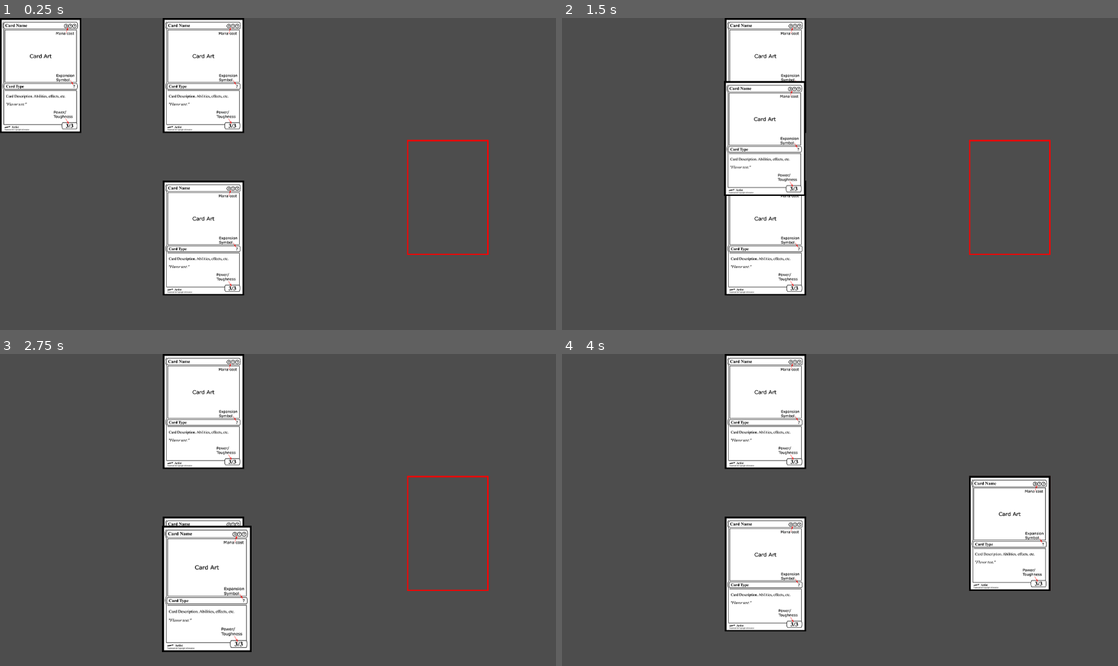
Above: before the commit, frames 1-4 (two rows, left to right).
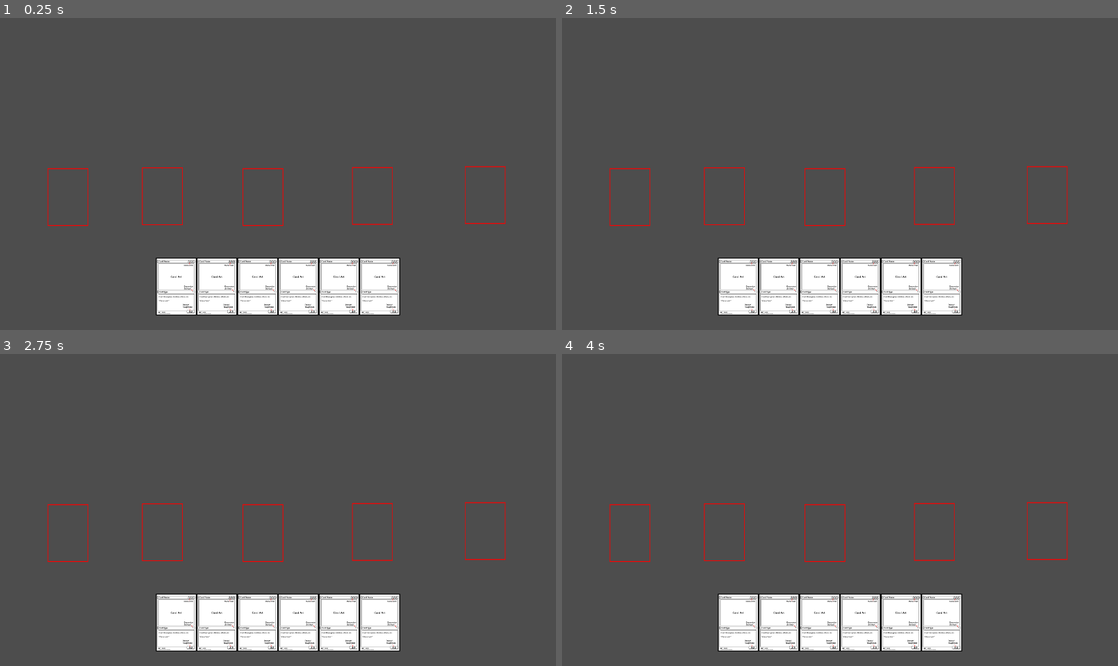
Above: after the commit, the same moments.

Repository: l-tosco/mtg-commander-live
Game: Godot game, scene res://main.tscn
Two runs of this game, one before a commit and one after it. Both use one fixed random seed, a clock stepped at 60 frames per second and the inputs below.
Inputs (mouse positions are in pixels of both pictures, inside the frame that each line leads up to):
- Up to frame 1 (0.25 s): no input
- Up to frame 2 (1.5 s): tap Enter at 0.5 s; drag from (600, 74) to (767, 74) at 0.52 s; drag from (767, 74) to (767, 239) at 1.27 s
- Up to frame 3 (2.75 s): click (205, 575) at 2.17 s
- Up to frame 4 (4 s): tap Space at 2.75 s; drag from (812, 572) to (1012, 534) at 2.77 s; move the mouse to (1006, 556) at 3.52 s; click (1006, 556) at 3.67 s

The runs differ from the first frame. In frame 1, 22% of the frame differs, in the area x 0-91%, y 0-96%; in frame 2, 19%; in frame 3, 17%; in frame 4, 22%.

Commit message:
Implemented the player hand logic
Added the playerHand node and handled the logic of instantiate cards for generating X objects that the game needs, and implemented the cards position and distribution in the player hand

Diff:
--- /dev/null
+++ b/Scenes/card.tscn
@@ -0,0 +1,24 @@
+[gd_scene load_steps=4 format=3 uid="uid://dq144bffu8g3h"]
+
+[ext_resource type="Script" uid="uid://cvnbk0q6x17mx" path="res://Scripts/card.gd" id="2_eumee"]
+[ext_resource type="Texture2D" uid="uid://dw2c6xaduilmc" path="res://Assets/MTG Template Card.png" id="3_e6po8"]
+
+[sub_resource type="RectangleShape2D" id="RectangleShape2D_rjlel"]
+size = Vector2(200, 284)
+
+[node name="card" type="Node2D"]
+scale = Vector2(0.5, 0.5)
+script = ExtResource("2_eumee")
+
+[node name="cardBody" type="Sprite2D" parent="."]
+position = Vector2(100, 142)
+texture = ExtResource("3_e6po8")
+
+[node name="cardArea" type="Area2D" parent="."]
+
+[node name="CollisionShape2D" type="CollisionShape2D" parent="cardArea"]
+position = Vector2(100, 142)
+shape = SubResource("RectangleShape2D_rjlel")
+
+[connection signal="mouse_entered" from="cardArea" to="." method="_on_card_area_mouse_entered"]
+[connection signal="mouse_exited" from="cardArea" to="." method="_on_card_area_mouse_exited"]
--- /dev/null
+++ b/Scenes/cardSlot.tscn
@@ -0,0 +1,94 @@
+[gd_scene load_steps=4 format=3 uid="uid://daqjda6bui6ir"]
+
+[ext_resource type="Script" uid="uid://xjmbkdjulbv" path="res://Scripts/cardSlot.gd" id="1_4kaac"]
+[ext_resource type="Texture2D" uid="uid://vp8hwmtowdra" path="res://Assets/MTG Template Card Slot.png" id="1_kf1f5"]
+
+[sub_resource type="RectangleShape2D" id="RectangleShape2D_4kaac"]
+size = Vector2(200, 284)
+
+[node name="cardSlotManager" type="Node2D"]
+
+[node name="cardSlot" type="Node2D" parent="."]
+position = Vector2(117, 370)
+scale = Vector2(0.5, 0.5)
+script = ExtResource("1_4kaac")
+
+[node name="cardSlotBody" type="Sprite2D" parent="cardSlot"]
+position = Vector2(100, 142)
+texture = ExtResource("1_kf1f5")
+
+[node name="cardSlotArea" type="Area2D" parent="cardSlot"]
+collision_layer = 2
+collision_mask = 2
+
+[node name="CollisionShape2D" type="CollisionShape2D" parent="cardSlot/cardSlotArea"]
+position = Vector2(100, 142)
+shape = SubResource("RectangleShape2D_4kaac")
+
+[node name="cardSlot2" type="Node2D" parent="."]
+position = Vector2(349, 368)
+scale = Vector2(0.5, 0.5)
+script = ExtResource("1_4kaac")
+
+[node name="cardSlotBody" type="Sprite2D" parent="cardSlot2"]
+position = Vector2(100, 142)
+texture = ExtResource("1_kf1f5")
+
+[node name="cardSlotArea" type="Area2D" parent="cardSlot2"]
+collision_layer = 2
+collision_mask = 2
+
+[node name="CollisionShape2D" type="CollisionShape2D" parent="cardSlot2/cardSlotArea"]
+position = Vector2(100, 142)
+shape = SubResource("RectangleShape2D_4kaac")
+
+[node name="cardSlot3" type="Node2D" parent="."]
+position = Vector2(865, 367)
+scale = Vector2(0.5, 0.5)
+script = ExtResource("1_4kaac")
+
+[node name="cardSlotBody" type="Sprite2D" parent="cardSlot3"]
+position = Vector2(100, 142)
+texture = ExtResource("1_kf1f5")
+
+[node name="cardSlotArea" type="Area2D" parent="cardSlot3"]
+collision_layer = 2
+collision_mask = 2
+
+[node name="CollisionShape2D" type="CollisionShape2D" parent="cardSlot3/cardSlotArea"]
+position = Vector2(100, 142)
+shape = SubResource("RectangleShape2D_4kaac")
+
+[node name="cardSlot4" type="Node2D" parent="."]
+position = Vector2(1142, 365)
+scale = Vector2(0.5, 0.5)
+script = ExtResource("1_4kaac")
+
+[node name="cardSlotBody" type="Sprite2D" parent="cardSlot4"]
+position = Vector2(100, 142)
+texture = ExtResource("1_kf1f5")
+
+[node name="cardSlotArea" type="Area2D" parent="cardSlot4"]
+collision_layer = 2
+collision_mask = 2
+
+[node name="CollisionShape2D" type="CollisionShape2D" parent="cardSlot4/cardSlotArea"]
+position = Vector2(100, 142)
+shape = SubResource("RectangleShape2D_4kaac")
+
+[node name="cardSlot5" type="Node2D" parent="."]
+position = Vector2(596, 370)
+scale = Vector2(0.5, 0.5)
+script = ExtResource("1_4kaac")
+
+[node name="cardSlotBody" type="Sprite2D" parent="cardSlot5"]
+position = Vector2(100, 142)
+texture = ExtResource("1_kf1f5")
+
+[node name="cardSlotArea" type="Area2D" parent="cardSlot5"]
+collision_layer = 2
+collision_mask = 2
+
+[node name="CollisionShape2D" type="CollisionShape2D" parent="cardSlot5/cardSlotArea"]
+position = Vector2(100, 142)
+shape = SubResource("RectangleShape2D_4kaac")
--- /dev/null
+++ b/Scenes/player_hand.tscn
@@ -0,0 +1,6 @@
+[gd_scene load_steps=2 format=3 uid="uid://u05f1lpc1dcv"]
+
+[ext_resource type="Script" uid="uid://b4bx3kaxraqgj" path="res://Scripts/playerHand.gd" id="1_6aw8k"]
+
+[node name="playerHand" type="Node2D"]
+script = ExtResource("1_6aw8k")
--- a/card.gd
+++ b/Scripts/card.gd
@@ -3,13 +3,11 @@
 signal mouseIn
 signal mouseOff
 
+var startingPosition: Vector2
+
 # Called when the node enters the scene tree for the first time.
 func _ready() -> void:
 	get_parent().connect_card_signals(self)
-
-# Called every frame. 'delta' is the elapsed time since the previous frame.
-func _process(_delta: float) -> void:
-	pass
 
 func _on_card_area_mouse_entered() -> void:
 	emit_signal("mouseIn", self)
--- a/cardManager.gd
+++ b/Scripts/cardManager.gd
@@ -1,10 +1,10 @@
 extends Node2D
 
 const COLLISION_MASK_CARD: int = 1
-const CARD_SIZE_X: float = 283
-const CARD_SIZE_Y: float = 200
-const MOUSE_CENTER_OFFSET_X: float = -40
-const MOUSE_CENTER_OFFSET_Y: float = 20
+const CARD_SIZE_X: float = 141
+const CARD_SIZE_Y: float = 100
+const MOUSE_CENTER_OFFSET_X: float = -20
+const MOUSE_CENTER_OFFSET_Y: float = 10
 
 enum collisionMask {
 	cardMask = 1,
@@ -15,9 +15,11 @@
 var currentTopZIndex: int = 0
 var cardDraggedID
 var screenSize
+var playerHandRef
 
 func _ready() -> void:
 	screenSize = get_viewport_rect().size
+	playerHandRef = $"../playerHand"
 
 func _process(_delta: float) -> void:
 	drag_card_logic() # por enquanto o card manager verifica só isso no void loop
@@ -55,20 +57,24 @@
 				cardDraggedID = activeCard
 				currentTopZIndex += 1 # aqui é só pra garantir que o card que está sendo arrastado ficará acima de qualquer outro na tela
 				activeCard.z_index = currentTopZIndex
-				activeCard.scale = Vector2(1,1)
+				activeCard.scale = Vector2(0.5,0.5)
 		else:
 			var cardSlotFound = check_for_card(collisionMask.cardSlotMask)
 			if ((cardSlotFound != null) and (cardSlotFound.cardInSlot == false)):
+				playerHandRef.remove_card_from_hand(cardDraggedID)
 				cardDraggedID.position = cardSlotFound.position
 				cardDraggedID.get_node("cardArea/CollisionShape2D").disabled = true
 				cardSlotFound.cardInSlot = true
+			else:
+				playerHandRef.add_card_to_hand(cardDraggedID)
 			if (cardDraggedID != null): #preciso checar de novo pois se o click for rapido demais, a ref some antes de setar a escala e crasha o jogo...
-				cardDraggedID.scale = Vector2(1.10, 1.10)
+				cardDraggedID.scale = Vector2(0.6, 0.6)
 				cardDraggedID = null
 
 func connect_card_signals(card):
-	card.connect("mouseIn", mouse_in_card)
-	card.connect("mouseOff", mouse_off_card)
+	# os sinais pararam de funcionar agora que está instanciado, não esquecer
+	card.connect("mouseIn", Callable(self, "mouse_in_card"))
+	card.connect("mouseOff", Callable(self, "mouse_off_card"))
 
 func mouse_in_card(card):
 	if (isHovering == false):
@@ -86,9 +92,9 @@
 
 func highlight_card(card, mouseIn):
 	if mouseIn == true:
-		card.scale = Vector2(1.10, 1.10)
+		card.scale = Vector2(0.6, 0.6)
 	else:
-		card.scale = Vector2(1,1)
+		card.scale = Vector2(0.5,0.5)
 
 # Essa função pega a posição do mouse e aplica um offset para centralizar no card, e então restringe a posição do mouse (clamp) para não escapar da tela
 func drag_card_logic() -> void:
--- /dev/null
+++ b/Scripts/playerHand.gd
@@ -0,0 +1,48 @@
+extends Node2D
+
+const HAND_COUNT: int = 6
+const CARD_SCENE_PATH: String = "res://Scenes/card.tscn"
+const CARD_WIDTH: int = 100
+const HAND_Y_POSITION = 590
+
+var playerHand = []
+var screenCenterX: int
+
+# Called when the node enters the scene tree for the first time.
+func _ready() -> void:
+	screenCenterX = (get_viewport().size.x / 2)
+	var cardScene = preload(CARD_SCENE_PATH)
+	for i in range(HAND_COUNT):
+		var newCard = cardScene.instantiate()
+		$/root/main/cardManager.add_child(newCard)
+		newCard.name = "card"
+		add_card_to_hand(newCard)
+
+func add_card_to_hand(card):
+	if (card != null):
+		if (card not in playerHand):
+			playerHand.insert(0, card)
+			update_hand_positions()
+		else:
+			animate_card_to_position(card, card.startingPosition)
+
+func update_hand_positions():
+	for i in range(playerHand.size()):
+		var newHandPosition = Vector2(calculate_card_position(i), HAND_Y_POSITION)
+		var card = playerHand[i]
+		card.startingPosition = newHandPosition
+		animate_card_to_position(card, newHandPosition)
+
+func calculate_card_position(index):
+	var handWidth = floor((((playerHand.size() - 1.0) * CARD_WIDTH) / 2.0))
+	var handXOffset = ((screenCenterX + (index * CARD_WIDTH)) - handWidth) - (CARD_WIDTH / 2.0)
+	return handXOffset
+
+func animate_card_to_position(card, newHandPosition):
+	var tween = get_tree().create_tween()
+	tween.tween_property(card, "position", newHandPosition, 0.1)
+
+func remove_card_from_hand(card):
+	if (card in playerHand):
+		playerHand.erase(card)
+		update_hand_positions()
--- a/card.tscn
+++ /dev/null
@@ -1,59 +0,0 @@
-[gd_scene load_steps=5 format=3 uid="uid://dq144bffu8g3h"]
-
-[ext_resource type="Script" uid="uid://f8fhuf0bag0k" path="res://cardManager.gd" id="1_rjlel"]
-[ext_resource type="Script" uid="uid://cvnbk0q6x17mx" path="res://card.gd" id="2_q5obu"]
-[ext_resource type="Texture2D" uid="uid://dw2c6xaduilmc" path="res://Assets/MTG Template Card.png" id="2_rjlel"]
-
-[sub_resource type="RectangleShape2D" id="RectangleShape2D_rjlel"]
-size = Vector2(200, 284)
-
-[node name="cardManager" type="Node2D"]
-script = ExtResource("1_rjlel")
-
-[node name="card" type="Node2D" parent="."]
-script = ExtResource("2_q5obu")
-
-[node name="cardBody" type="Sprite2D" parent="card"]
-position = Vector2(100, 142)
-texture = ExtResource("2_rjlel")
-
-[node name="cardArea" type="Area2D" parent="card"]
-
-[node name="CollisionShape2D" type="CollisionShape2D" parent="card/cardArea"]
-position = Vector2(100, 142)
-shape = SubResource("RectangleShape2D_rjlel")
-
-[node name="card2" type="Node2D" parent="."]
-position = Vector2(400, 0)
-script = ExtResource("2_q5obu")
-
-[node name="cardBody" type="Sprite2D" parent="card2"]
-position = Vector2(100, 142)
-texture = ExtResource("2_rjlel")
-
-[node name="cardArea" type="Area2D" parent="card2"]
-
-[node name="CollisionShape2D" type="CollisionShape2D" parent="card2/cardArea"]
-position = Vector2(100, 142)
-shape = SubResource("RectangleShape2D_rjlel")
-
-[node name="card3" type="Node2D" parent="."]
-position = Vector2(400, 400)
-script = ExtResource("2_q5obu")
-
-[node name="cardBody" type="Sprite2D" parent="card3"]
-position = Vector2(100, 142)
-texture = ExtResource("2_rjlel")
-
-[node name="cardArea" type="Area2D" parent="card3"]
-
-[node name="CollisionShape2D" type="CollisionShape2D" parent="card3/cardArea"]
-position = Vector2(100, 142)
-shape = SubResource("RectangleShape2D_rjlel")
-
-[connection signal="mouse_entered" from="card/cardArea" to="card" method="_on_card_area_mouse_entered"]
-[connection signal="mouse_exited" from="card/cardArea" to="card" method="_on_card_area_mouse_exited"]
-[connection signal="mouse_entered" from="card2/cardArea" to="card2" method="_on_card_area_mouse_entered"]
-[connection signal="mouse_exited" from="card2/cardArea" to="card2" method="_on_card_area_mouse_exited"]
-[connection signal="mouse_entered" from="card3/cardArea" to="card3" method="_on_card_area_mouse_entered"]
-[connection signal="mouse_exited" from="card3/cardArea" to="card3" method="_on_card_area_mouse_exited"]
--- a/cardSlot.tscn
+++ /dev/null
@@ -1,25 +0,0 @@
-[gd_scene load_steps=4 format=3 uid="uid://daqjda6bui6ir"]
-
-[ext_resource type="Script" uid="uid://xjmbkdjulbv" path="res://cardSlot.gd" id="1_4kaac"]
-[ext_resource type="Texture2D" uid="uid://vp8hwmtowdra" path="res://Assets/MTG Template Card Slot.png" id="1_kf1f5"]
-
-[sub_resource type="RectangleShape2D" id="RectangleShape2D_4kaac"]
-size = Vector2(200, 284)
-
-[node name="cardSlotManager" type="Node2D"]
-
-[node name="cardSlot" type="Node2D" parent="."]
-position = Vector2(1000, 300)
-script = ExtResource("1_4kaac")
-
-[node name="cardSlotBody" type="Sprite2D" parent="cardSlot"]
-position = Vector2(100, 142)
-texture = ExtResource("1_kf1f5")
-
-[node name="cardSlotArea" type="Area2D" parent="cardSlot"]
-collision_layer = 2
-collision_mask = 2
-
-[node name="CollisionShape2D" type="CollisionShape2D" parent="cardSlot/cardSlotArea"]
-position = Vector2(100, 142)
-shape = SubResource("RectangleShape2D_4kaac")
--- a/main.tscn
+++ b/main.tscn
@@ -1,10 +1,14 @@
-[gd_scene load_steps=3 format=3 uid="uid://b68gw7g05ilc7"]
+[gd_scene load_steps=4 format=3 uid="uid://b68gw7g05ilc7"]
 
-[ext_resource type="PackedScene" uid="uid://dq144bffu8g3h" path="res://card.tscn" id="1_ig7tw"]
-[ext_resource type="PackedScene" uid="uid://daqjda6bui6ir" path="res://cardSlot.tscn" id="2_0xm2m"]
+[ext_resource type="Script" uid="uid://f8fhuf0bag0k" path="res://Scripts/cardManager.gd" id="1_0xm2m"]
+[ext_resource type="PackedScene" uid="uid://daqjda6bui6ir" path="res://Scenes/cardSlot.tscn" id="2_0xm2m"]
+[ext_resource type="PackedScene" uid="uid://u05f1lpc1dcv" path="res://Scenes/player_hand.tscn" id="3_h2yge"]
 
 [node name="main" type="Node2D"]
 
-[node name="cardManager" parent="." instance=ExtResource("1_ig7tw")]
+[node name="cardManager" type="Node2D" parent="."]
+script = ExtResource("1_0xm2m")
 
 [node name="cardSlot" parent="." instance=ExtResource("2_0xm2m")]
+
+[node name="playerHand" parent="." instance=ExtResource("3_h2yge")]
Renamed: card.gd.uid -> Scripts/card.gd.uid
Renamed: cardManager.gd.uid -> Scripts/cardManager.gd.uid
Renamed: cardSlot.gd -> Scripts/cardSlot.gd
Renamed: cardSlot.gd.uid -> Scripts/cardSlot.gd.uid
Not shown, added: Scripts/playerHand.gd.uid
